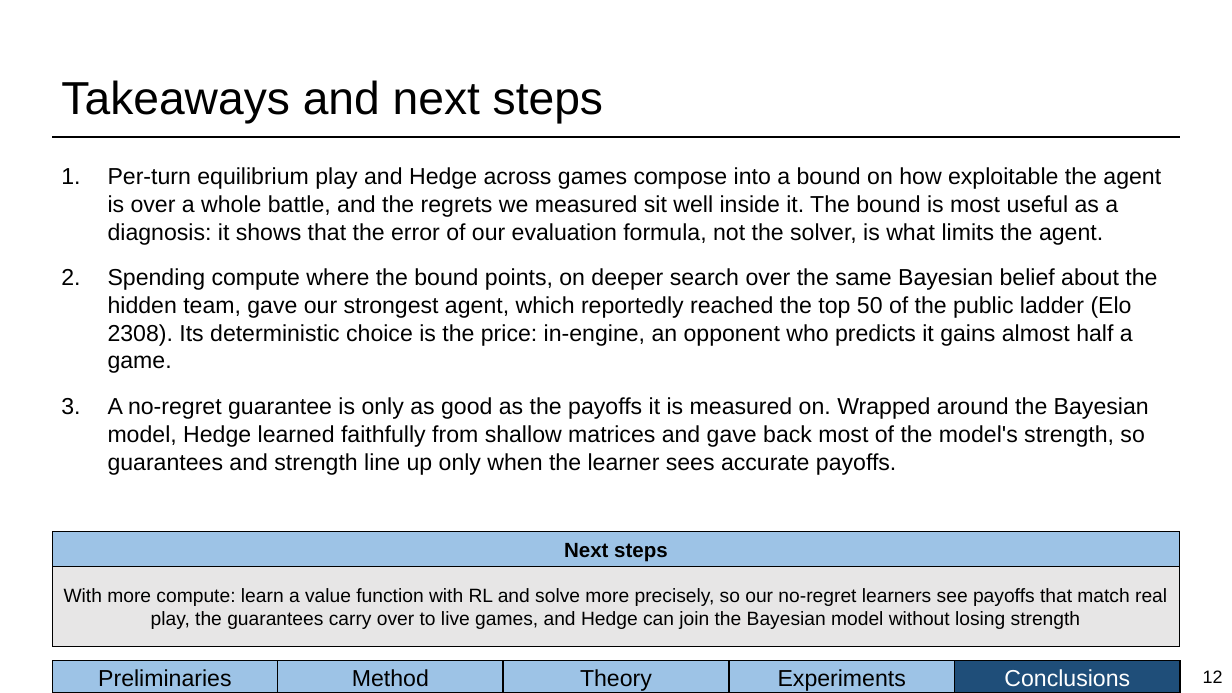
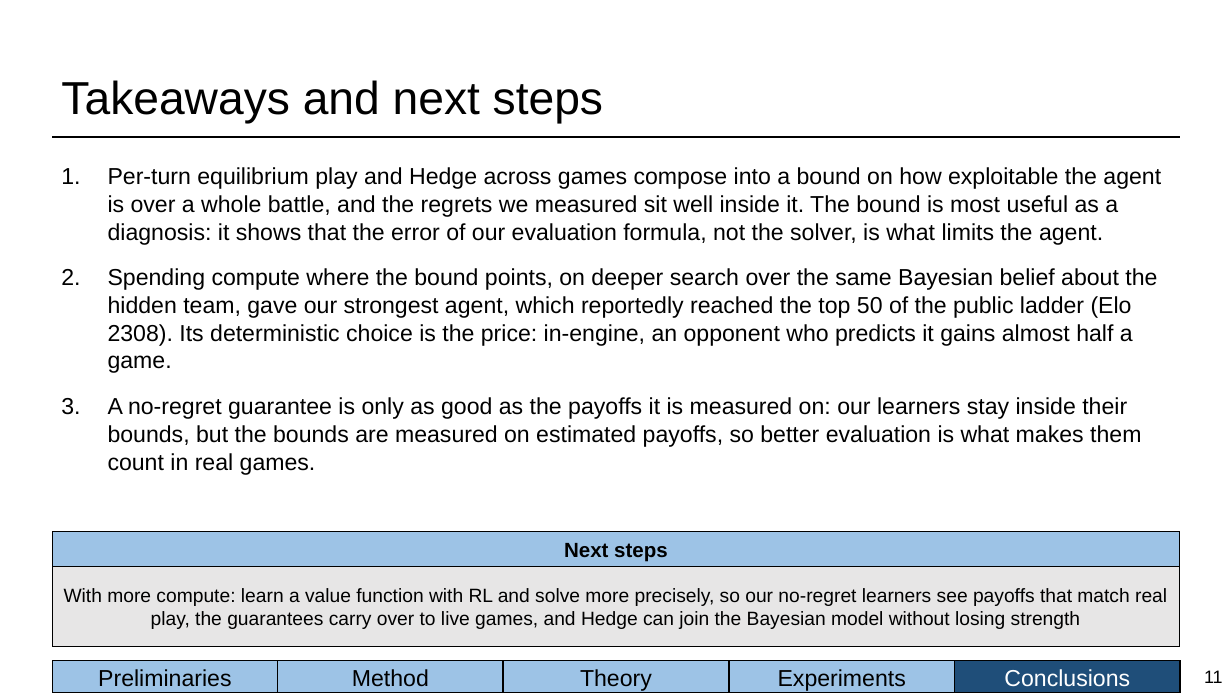
Before and after one commit to BioFanat/pokemon-equilibrium-engine, a slide deck: slide 11 of report/slides/deck.pptx (slide 12 before the commit). Drawn at 1232x693 pixels with LibreOffice and Linux fonts; fonts in the diff are those of the drawing. Boxes give left, top, right and bottom in pixels: in the first picture for what was removed or moved away, otherwise in the second. Text is boxed around its words. In the diff, an @@ line names an element or a change of style, - is before the commit and + after.

Commit message:
Deck: one Bayesian results slide (paired-games table, plain-language exploitability); Hedge-over-Bayesian dropped

```diff
--- a/report/slides/deck.pptx
+++ b/report/slides/deck.pptx
@@ text at [108,397,1141,475]: text changed @@
-3. A no-regret guarantee is only as good as the payoffs it is measured on. Wrapped around the Bayesian model, Hedge learned faithfully from shallow matrices and gave back most of the model's strength, so guarantees and strength line up only when the learner sees accurate payoffs.
+3. A no-regret guarantee is only as good as the payoffs it is measured on: our learners stay inside their bounds, but the bounds are measured on estimated payoffs, so better evaluation is what makes them count in real games.
@@ page number at [1204,670,1223,683]: text changed @@
-12
+11
```
Also in this commit, not shown: 1 slide added, 2 slides removed, 6 other files.
